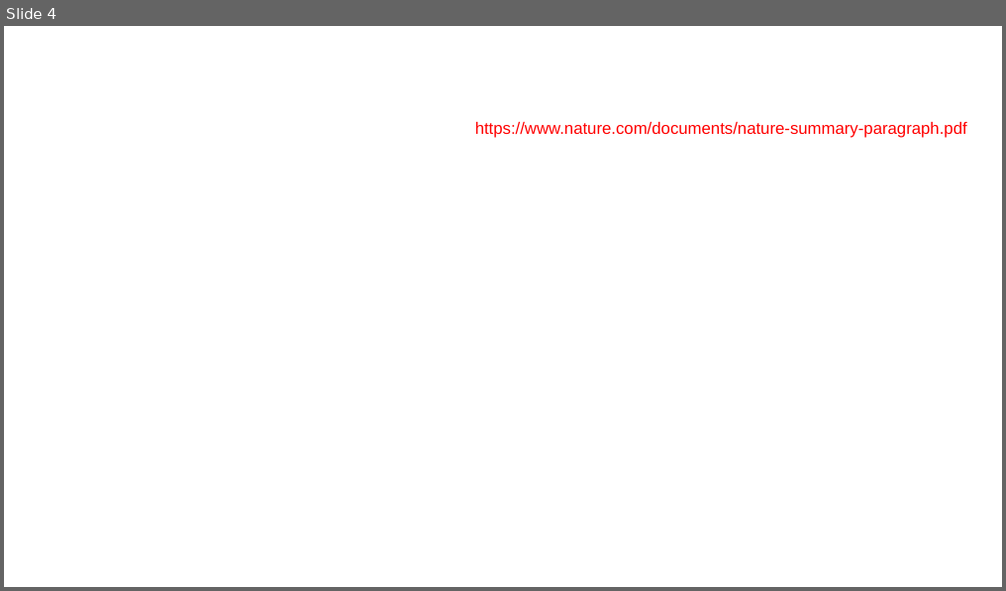
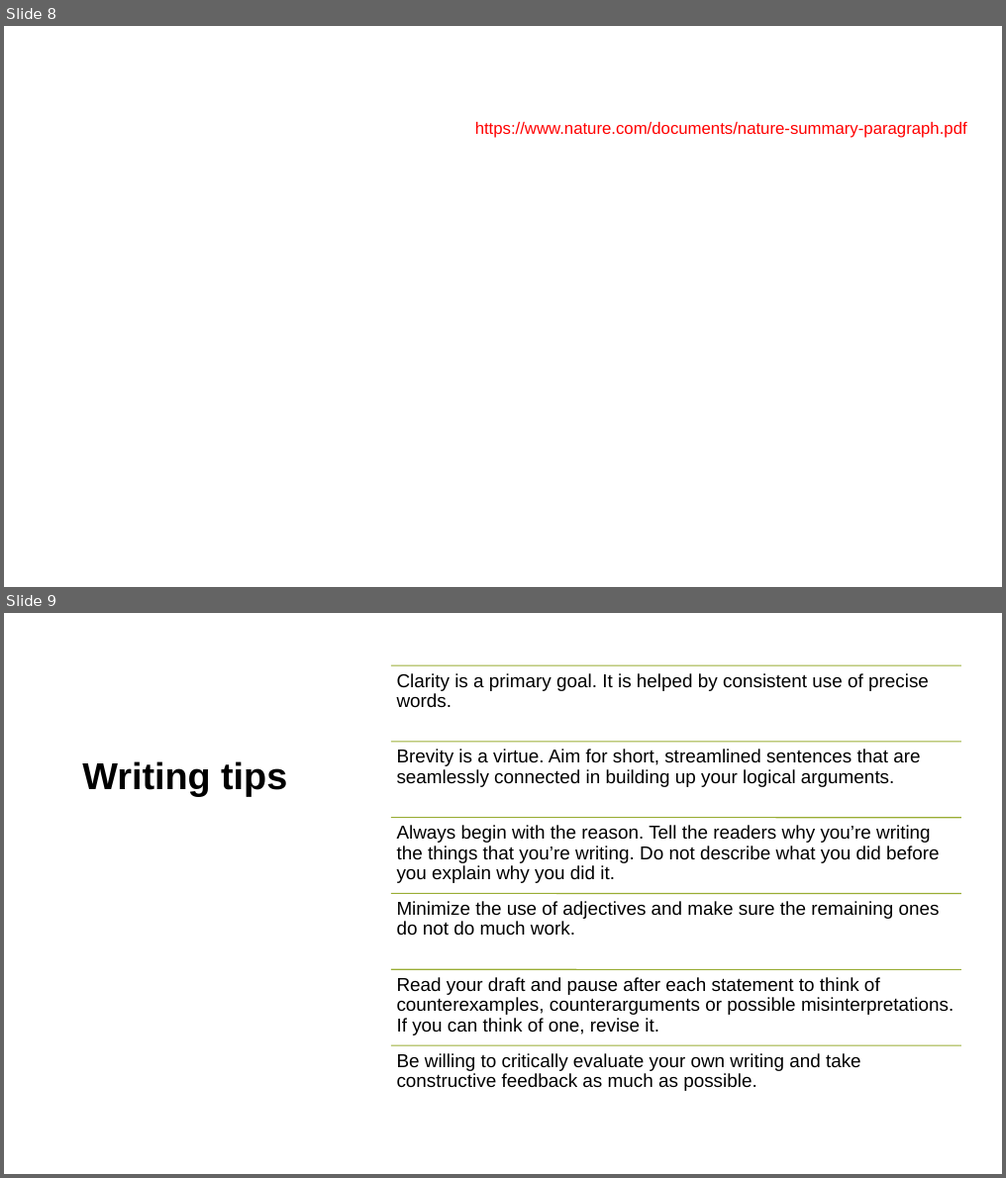
Before and after one commit to nslavov/SlavovLab, a slide deck: teaching/NS_2.pptx. Shown one above the other, each under a label of ours: slide 4 before the commit, slides 8 and 9 after it. The pictures are 1006x591 and 1006x1178 pixels, drawn with LibreOffice and Linux fonts; fonts in the diff are those of the drawing; background and template pictures are left out. Boxes give left, top, right and bottom in pixels: in the first picture for what was removed or moved away, otherwise in the second. Text is boxed around its words. In the diff, an @@ line names an element or a change of style, - is before the commit and + after.

```diff
--- a/teaching/NS_2.pptx
+++ b/teaching/NS_2.pptx
@@ slide 9 added at (4,613,1002,1174), background #FFFFFF @@
@@ text added at (82,761,287,796), 36 pt, text #000000, bold @@
+Writing tips
@@ group added at (391,665,961,1091): 6 lines, 6 texts @@
+Clarity is a primary goal. It is helped by consistent use of precise words.
+Brevity is a virtue. Aim for short, streamlined sentences that are seamlessly connected in building up your logical arguments.
+Always begin with the reason. Tell the readers why you’re writing the things that you’re writing. Do not describe what you did before you explain why you did it.
+Minimize the use of adjectives and make sure the remaining ones do not do much work.
+Read your draft and pause after each statement to think of counterexamples, counterarguments or possible misinterpretations. If you can think of one, revise it.
+Be willing to critically evaluate your own writing and take constructive feedback as much as possible.
@@ what was slide 4 is now slide 8 @@
```
Also in this commit, not shown: 1 slide changed, 8 other slides added, 1 slide removed.
